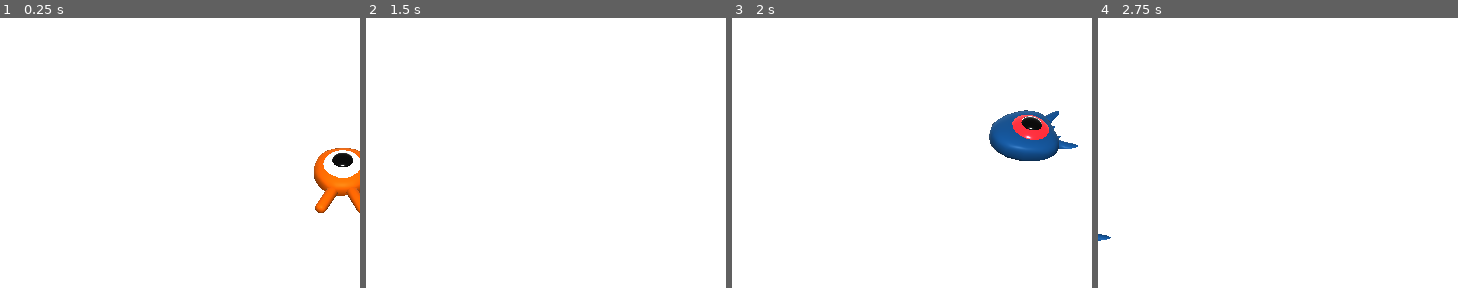
Above: before the commit, frames 1-4 (left to right).
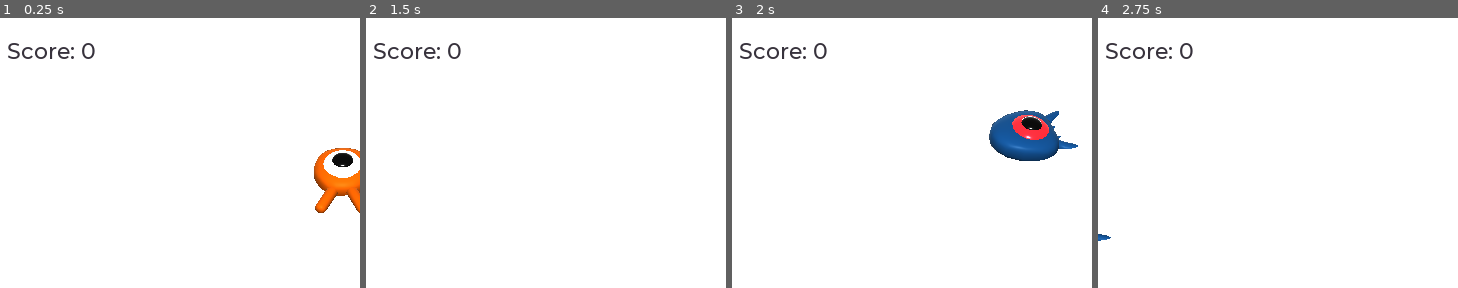
Above: after the commit, the same moments.

Repository: brunolucena/godot-squash-the-creeps-3d
Game: Godot game, scene res://Main.tscn
Same seed, same stepped clock (60 frames per second), same inputs: the game is played once before the commit and once after it.
Inputs:
- Up to frame 1 (0.25 s): no input
- Up to frame 2 (1.5 s): tap Enter (ui_accept) at 0.5, 1.35 s; hold Right (move_right) 0.53-1.28 s; hold Enter (ui_accept) 0.53-1.28 s; tap Space (jump) at 0.77 s; hold S (move_back) from 1.28 s (still down)
- Up to frame 3 (2 s): keep holding S (move_back); tap Space (jump) at 1.52 s
- Up to frame 4 (2.75 s): release S (move_back) at 2.03 s; hold Right (move_right) from 2.03 s (still down); hold Enter (ui_accept) from 2.03 s (still down)
The pictures show only the part of the screen within x 2-52%, y 0-50%; the shares and areas given below are measured in that part.

The runs differ from the first frame. In frame 1, 0.5% of the frame differs, in the area x 2-27%, y 9-16%; in frame 2, 0.5%; in frame 3, 0.5%; in frame 4, 0.5%.

Commit message:
Score, Retry and Music

Diff:
--- a/Main.gd
+++ b/Main.gd
@@ -5,6 +5,7 @@
 
 func _ready():
 	randomize()
+	$UserInterface/Retry.hide()
 
 func _on_MobTimer_timeout():
 	# Create a new instance of the Mob scene
@@ -19,8 +20,17 @@
 	var player_position = $Player.transform.origin
 	mob.initialize(mob_spawn_location.translation, player_position)
 
+	# We connect the mob to the score label to update the score upon squashing one
+	mob.connect("squashed", $UserInterface/ScoreLabel, "_on_Mob_squashed")
+
 	add_child(mob)
 
 
 func _on_Player_hit():
 	$MobTimer.stop()
+	$UserInterface/Retry.show()
+
+func _unhandled_input(event: InputEvent) -> void:
+	if event.is_action_pressed("ui_accept") and $UserInterface/Retry.visible:
+		# This restarts the current scene
+		get_tree().reload_current_scene()
--- a/Main.tscn
+++ b/Main.tscn
@@ -1,8 +1,10 @@
-[gd_scene load_steps=9 format=2]
+[gd_scene load_steps=13 format=2]
 
 [ext_resource path="res://Player.tscn" type="PackedScene" id=1]
 [ext_resource path="res://Main.gd" type="Script" id=2]
 [ext_resource path="res://Mob.tscn" type="PackedScene" id=3]
+[ext_resource path="res://fonts/Montserrat-Medium.ttf" type="DynamicFontData" id=4]
+[ext_resource path="res://ScoreLabel.gd" type="Script" id=5]
 
 [sub_resource type="BoxShape" id=1]
 extents = Vector3( 30, 1, 30 )
@@ -20,6 +22,13 @@
 "points": PoolVector3Array( 0, 0, 0, 0, 0, 0, -14.0048, -3.05176e-05, -9.1379, 0, 0, 0, 0, 0, 0, 13.9055, -3.05176e-05, -9.1379, 0, 0, 0, 0, 0, 0, 14.1052, 7.62939e-05, 20.9218, 0, 0, 0, 0, 0, 0, -14.0038, 7.62939e-05, 20.8225, 0, 0, 0, 0, 0, 0, -14.0048, -3.05176e-05, -9.1379 ),
 "tilts": PoolRealArray( 0, 0, 0, 0, 0 )
 }
+
+[sub_resource type="DynamicFont" id=6]
+size = 22
+font_data = ExtResource( 4 )
+
+[sub_resource type="Theme" id=7]
+default_font = SubResource( 6 )
 
 [node name="Main" type="Node"]
 script = ExtResource( 2 )
@@ -83,5 +92,35 @@
 wait_time = 0.5
 autostart = true
 
+[node name="UserInterface" type="Control" parent="."]
+anchor_right = 1.0
+anchor_bottom = 1.0
+theme = SubResource( 7 )
+
+[node name="ScoreLabel" type="Label" parent="UserInterface"]
+margin_left = 25.0
+margin_top = 19.0
+margin_right = 76.0
+margin_bottom = 33.0
+custom_colors/font_color = Color( 0.215686, 0.196078, 0.235294, 1 )
+text = "Score: 0"
+script = ExtResource( 5 )
+
+[node name="Retry" type="ColorRect" parent="UserInterface"]
+anchor_right = 1.0
+anchor_bottom = 1.0
+color = Color( 0, 0, 0, 0.470588 )
+
+[node name="Label" type="Label" parent="UserInterface/Retry"]
+anchor_left = 0.5
+anchor_top = 0.5
+anchor_right = 0.5
+anchor_bottom = 0.5
+margin_left = -106.0
+margin_top = -14.0
+margin_right = 106.0
+margin_bottom = 14.0
+text = "Press enter to retry"
+
 [connection signal="hit" from="Player" to="." method="_on_Player_hit"]
 [connection signal="timeout" from="MobTimer" to="." method="_on_MobTimer_timeout"]
--- /dev/null
+++ b/MusicPlayer.tscn
@@ -0,0 +1,7 @@
+[gd_scene load_steps=2 format=2]
+
+[ext_resource path="res://art/House In a Forest Loop.ogg" type="AudioStream" id=1]
+
+[node name="MusicPlayer" type="AudioStreamPlayer"]
+stream = ExtResource( 1 )
+autoplay = true
--- /dev/null
+++ b/ScoreLabel.gd
@@ -0,0 +1,7 @@
+extends Label
+
+var score = 0
+
+func _on_Mob_squashed():
+	score += 1
+	text = "Score: %s" % score
--- a/project.godot
+++ b/project.godot
@@ -17,6 +17,10 @@
 config/name="Squash the Creeps (3D)"
 run/main_scene="res://Main.tscn"
 config/icon="res://icon.png"
+
+[autoload]
+
+MusicPlayer="*res://MusicPlayer.tscn"
 
 [display]
 
@@ -66,6 +70,10 @@
 3d_physics/layer_2="enemies"
 3d_physics/layer_3="world"
 
+[logging]
+
+file_logging/enable_file_logging=true
+
 [rendering]
 
 quality/driver/driver_name="GLES2"
